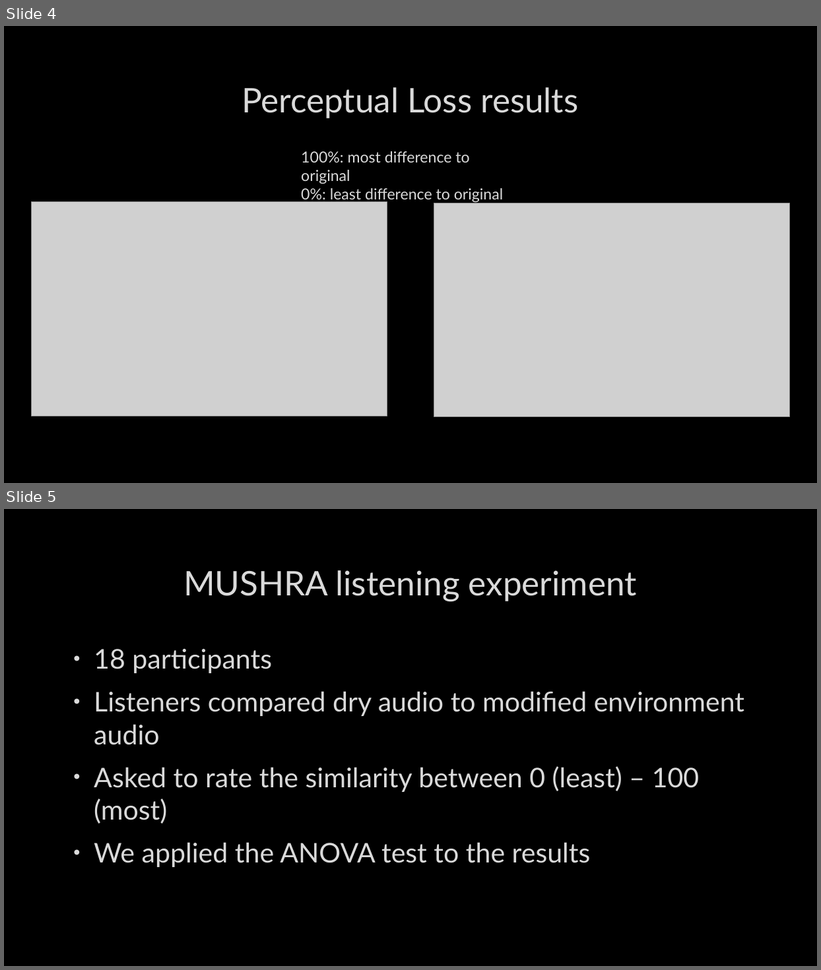
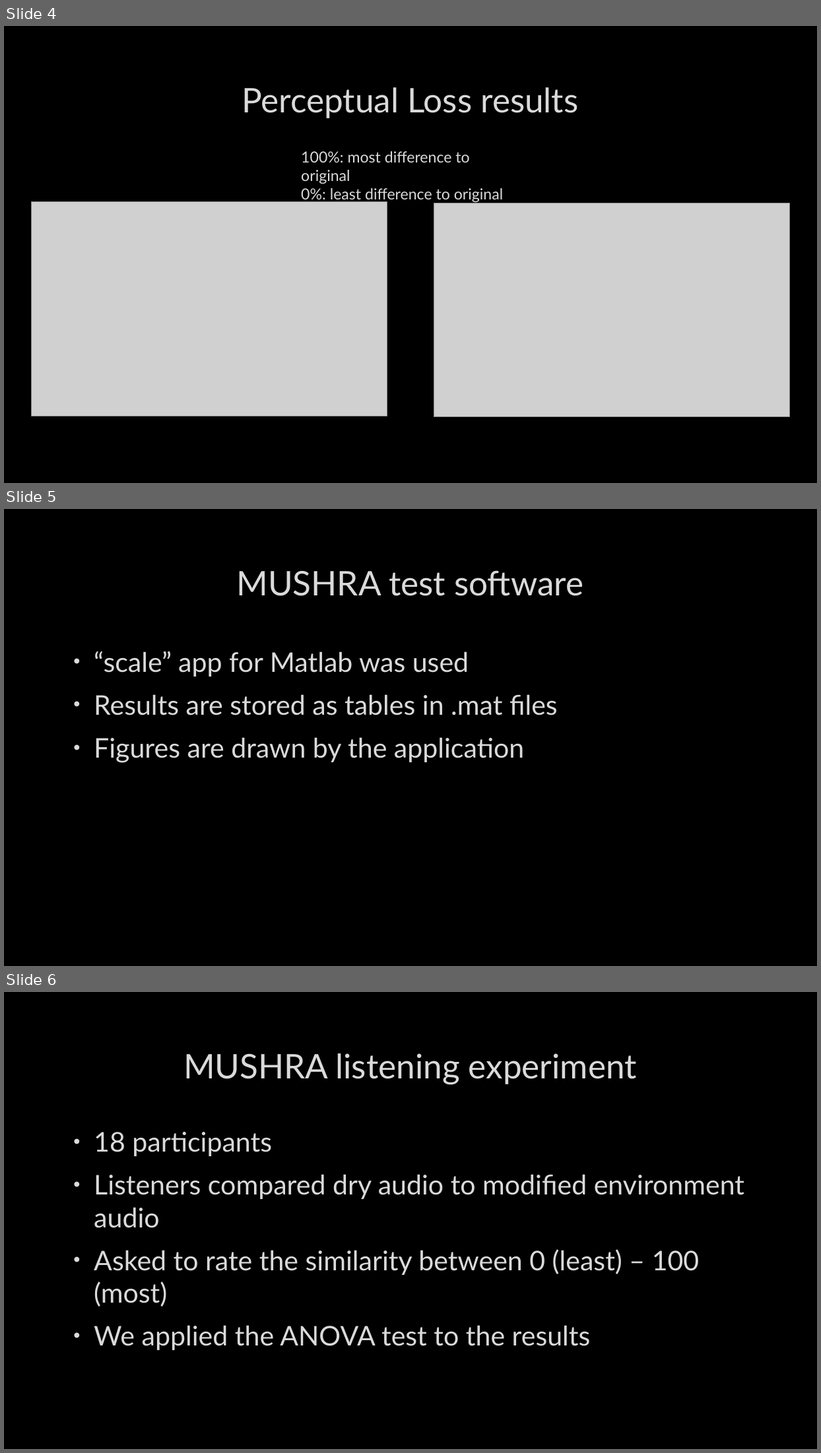
Before and after one commit to NiklasNymark/MRSP_Seminar_Project_Group1, a slide deck: presentation_group1.pptx. Shown one above the other, each under a label of ours: slides 4 and 5 before the commit, slides 4, 5 and 6 after it. The pictures are 821x970 and 821x1453 pixels, drawn with LibreOffice and Linux fonts; fonts in the diff are those of the drawing; grey boxes stand for pictures; background and template pictures are left out. Boxes give left, top, right and bottom in pixels: in the first picture for what was removed or moved away, otherwise in the second. Text is boxed around its words. In the diff, an @@ line names an element or a change of style, - is before the commit and + after.

Commit message:
update slides

```diff
--- a/presentation_group1.pptx
+++ b/presentation_group1.pptx
@@ slide 5 added at [4,509,817,966], background picture (left out) @@
@@ title added at [237,570,583,596], 40 pt, text #DADADA @@
+MUSHRA test software
@@ text added at [94,651,558,763], 32 pt, text #DADADA @@
+• “scale” app for Matlab was used
+• Results are stored as tables in .mat files
+• Figures are drawn by the application
@@ what was slide 5 is now slide 6 @@
```
